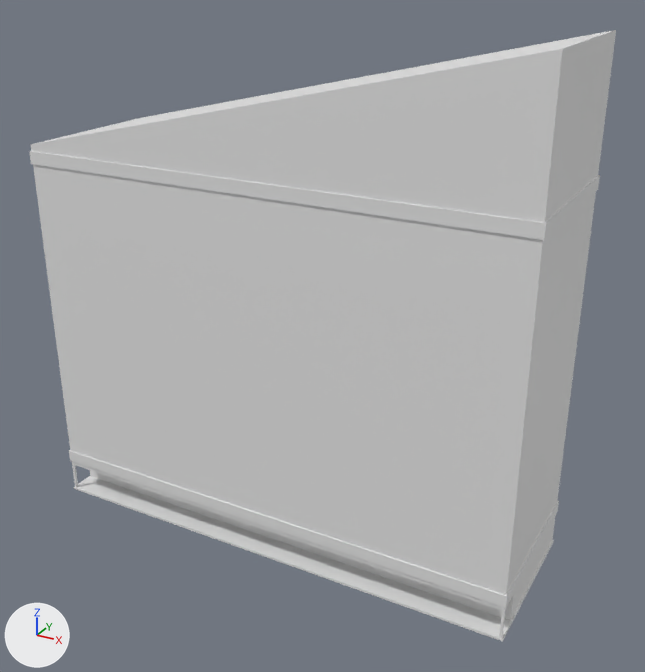
Before and after pictures for a commit that changed the FBX model 3DAssets/SM_BuildingWedge_1/SM_BuildingWedge_1.fbx.
The view is the same before and after, from a 50 mm camera at (42.7, -52.4, 45.1) aimed at (12.1, 3.3, 17.2). The axes (+X, +Y, +Z) are drawn at lower left. The lights are the same throughout. Where no turn or scale is listed for an object, it has been applied to the vertices.

In view in the first picture: 'BottomTrim', 'MainStructure', 'RIng', 'RIng.001'.
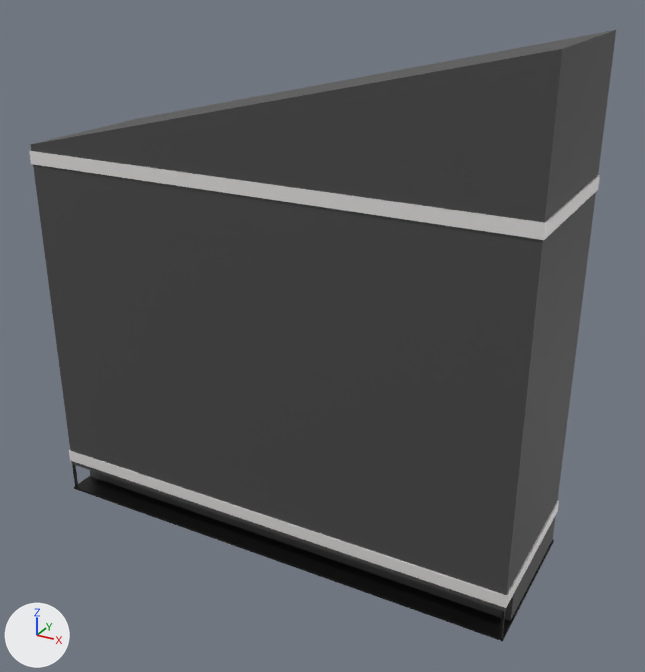
Changed parts and their boxes (x1, y1, x2, y2) in the pictures (645 x 672 px):
'MainStructure', recoloured (grey to black)
    both: (30, 30, 616, 621)
'BottomTrim', recoloured (grey to black)
    both: (74, 476, 554, 641)

The change, as a list of edits to the scene's bpy script:
```text
Add mat_metal:
    mat_metal = principled_material('Metal')
    mat_metal.base_color = (0.0, 0.0, 0.0)  # black #000000
Add mat_mainstructure:
    mat_mainstructure = principled_material('MainStructure')
    mat_mainstructure.base_color = (0.0637, 0.0637, 0.0637)  # dark grey #474747
Change me_cube_004:
    where me_cube_004.from_pydata(...)  # 8 vertices, 6 faces; spans x -10.1..30.1, y -3.1..10.1, z -0.1..0.1
    add me_cube_004.materials.append(mat_metal)  # black #000000
Change me_cube_001:
    where me_cube_001.from_pydata(...)  # 16 vertices, 14 faces; spans x -10.0..30.0, y -3.0..10.0, z 0.0..40.0
    add me_cube_001.materials.append(mat_mainstructure)  # dark grey #474747
```
